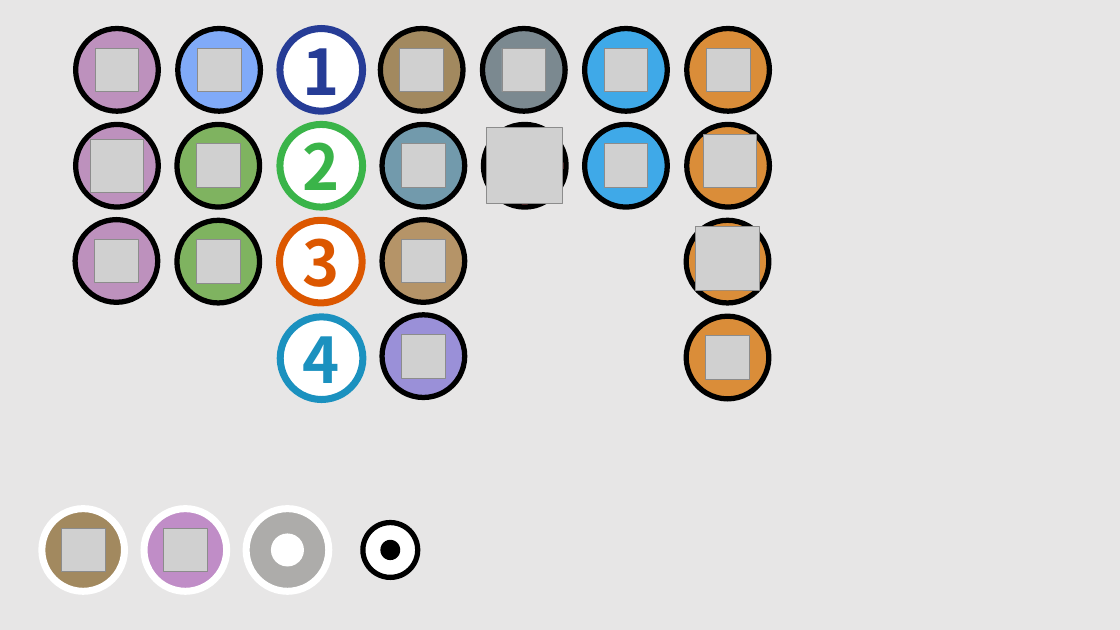
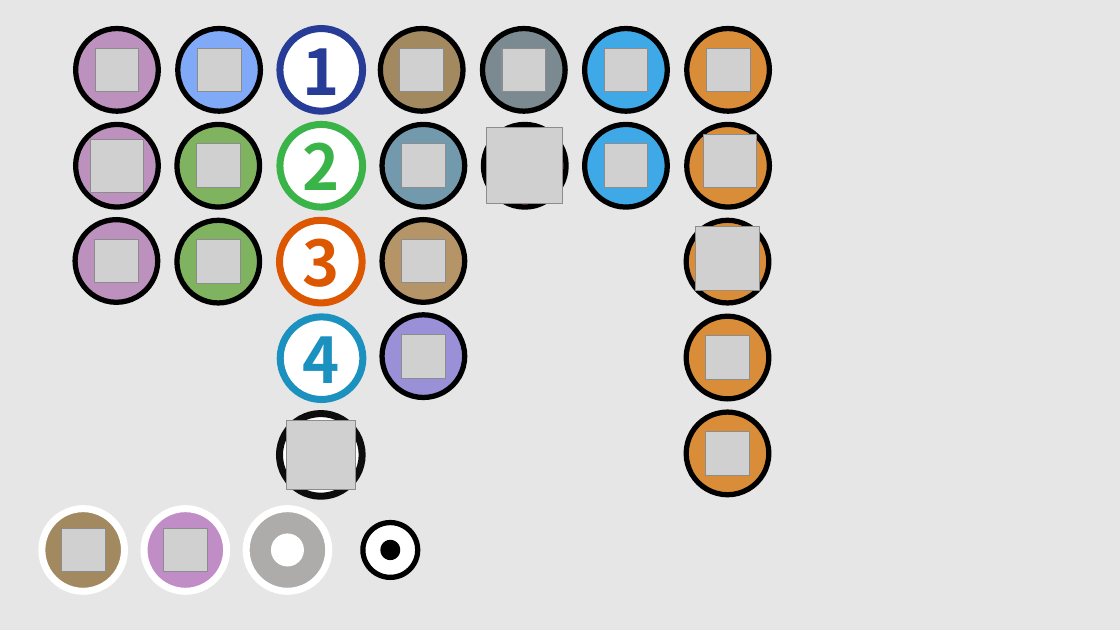
Before and after one commit to zerossin/map, a slide deck: slide 1 of pinImages/아이콘제작.pptx. Drawn at 1120x630 pixels with LibreOffice and Linux fonts; fonts in the diff are those of the drawing; grey boxes stand for pictures. Boxes give left, top, right and bottom in pixels: in the first picture for what was removed or moved away, otherwise in the second. Text is boxed around its words. In the diff, an @@ line names an element or a change of style, - is before the commit and + after.

```diff
--- a/pinImages/아이콘제작.pptx
+++ b/pinImages/아이콘제작.pptx
@@ ellipse added at (x1=280, y1=413, x2=362, y2=496), fill #FFFFFF, outline #0D0D0D 6 pt @@
@@ ellipse added at (x1=686, y1=413, x2=769, y2=495), fill #DA8D39, outline #000000 4.5 pt @@
@@ picture added at (x1=287, y1=421, x2=355, y2=490) @@
@@ picture added at (x1=706, y1=432, x2=749, y2=476) @@
```
Also in this commit, not shown: 6 other files.
